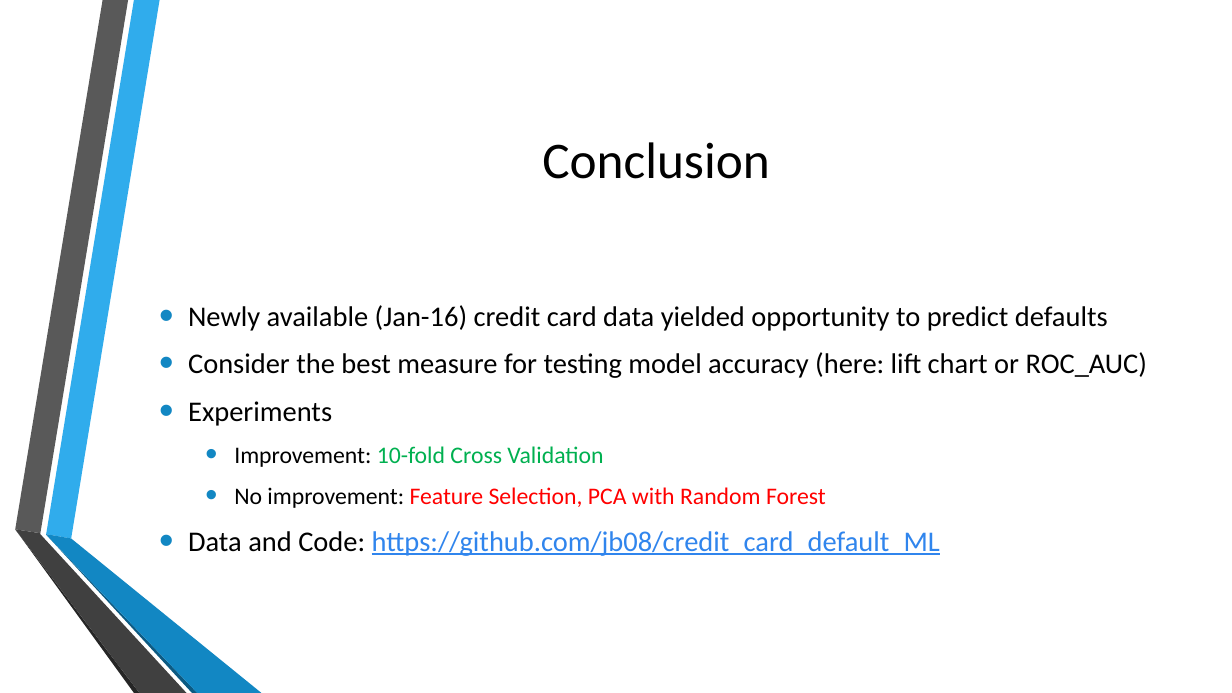
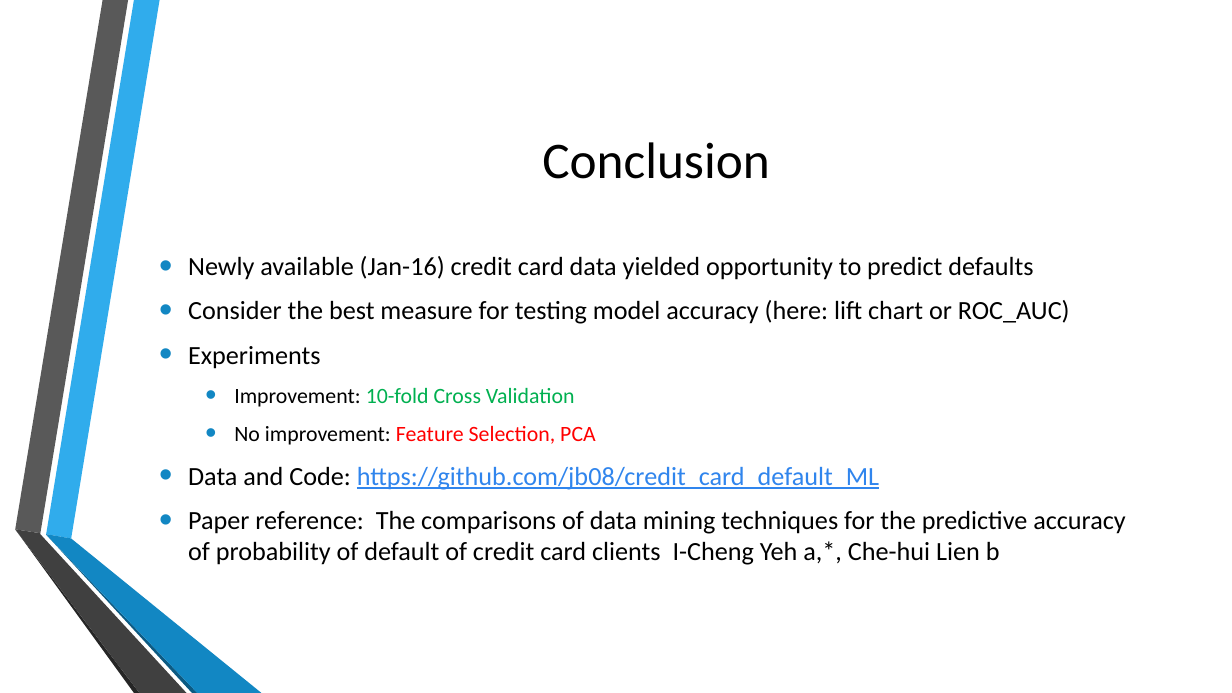
Before and after one commit to jb08/credit_card_default_ML, a slide deck: slide 13 of Predicting_Credit_Card_defaults.pptx. Drawn at 1232x693 pixels with LibreOffice and Linux fonts; fonts in the diff are those of the drawing; background and template pictures are left out. Boxes give left, top, right and bottom in pixels: in the first picture for what was removed or moved away, otherwise in the second. Text is boxed around its words. In the diff, an @@ line names an element or a change of style, - is before the commit and + after.

```diff
--- a/Predicting_Credit_Card_defaults.pptx
+++ b/Predicting_Credit_Card_defaults.pptx
@@ text at [188,256,1070,490]: size 22.2 to 20.4 pt in "Newly available (Jan-16) credit card data yielded ...", "Consider the best measure for testing model ...", "Experiments", "Data and Code: https://github.com/jb08/credit_card_default_M ..."; size 18.5 to 17 pt in "Improvement: 10-fold Cross Validation" @@
@@ text at [234,426,596,445]: text changed; size 18.5 to 17 pt @@
-  • No improvement: Feature Selection, PCA with Random Forest
+  • No improvement: Feature Selection, PCA
@@ text at [188,510,1125,565]: paragraph added @@
+• Paper reference: The comparisons of data mining techniques for the predictive accuracy of probability of default of credit card clients I-Cheng Yeh a,*, Che-hui Lien b
```
Also in this commit, not shown: 7 other slides changed, 9 other files.
